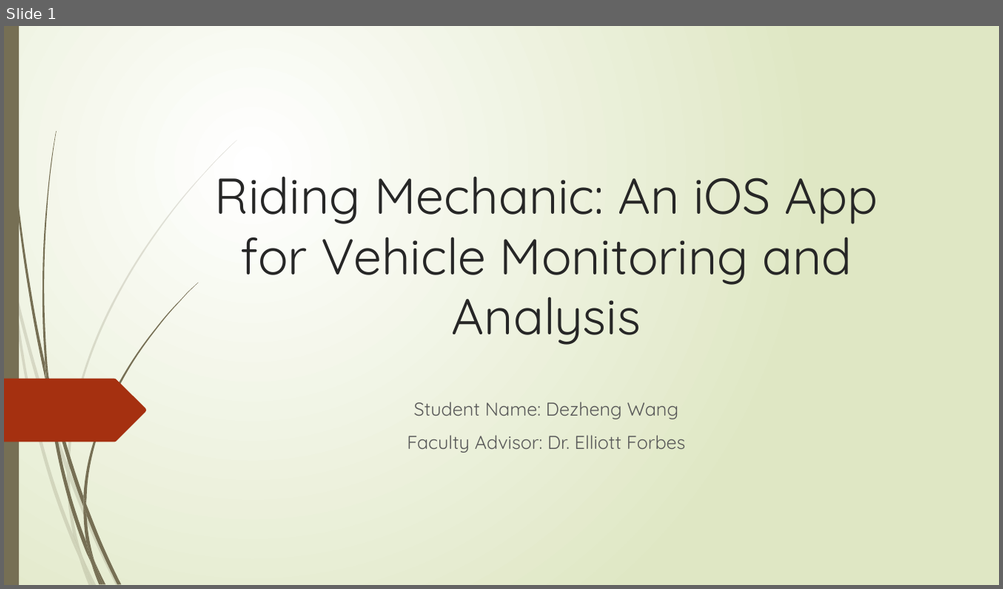
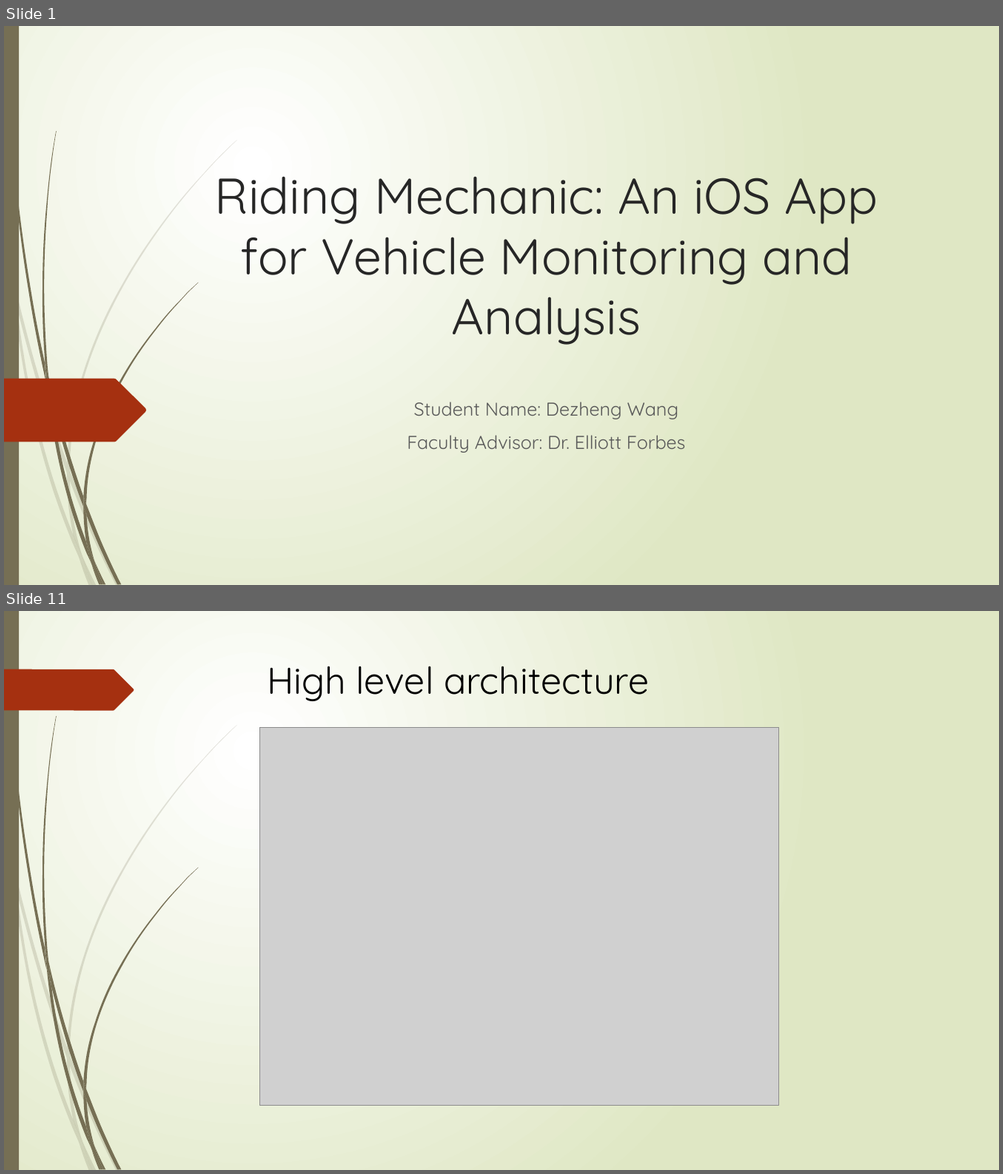
Before and after one commit to wangdezheng/RidingMechanic, a slide deck: Dezheng_Presentation.pptx. Shown one above the other, each under a label of ours: slide 1 before the commit, slides 1 and 11 after it; the slides between them are not shown. The pictures are 1003x589 and 1003x1174 pixels, drawn with LibreOffice and Linux fonts; fonts in the diff are those of the drawing; grey boxes stand for pictures. Boxes give left, top, right and bottom in pixels: in the first picture for what was removed or moved away, otherwise in the second. Text is boxed around its words. In the diff, an @@ line names an element or a change of style, - is before the commit and + after.

```diff
--- a/Dezheng_Presentation.pptx
+++ b/Dezheng_Presentation.pptx
@@ slide 11 added at [4, 611, 999, 1170], background gradient #FFFFFF to #DFE8C4; not listed: 23 template elements that a slide beside it also shows @@
@@ freeform shape added at [4, 669, 134, 710], fill #A53010 @@
@@ text added at [267, 666, 649, 701], 36 pt, text #000000 @@
+High level architecture
@@ picture added at [259, 727, 778, 1106] @@
```
Also in this commit, not shown: 13 slides changed, 8 other slides added, 7 slides removed, 1 other file.
